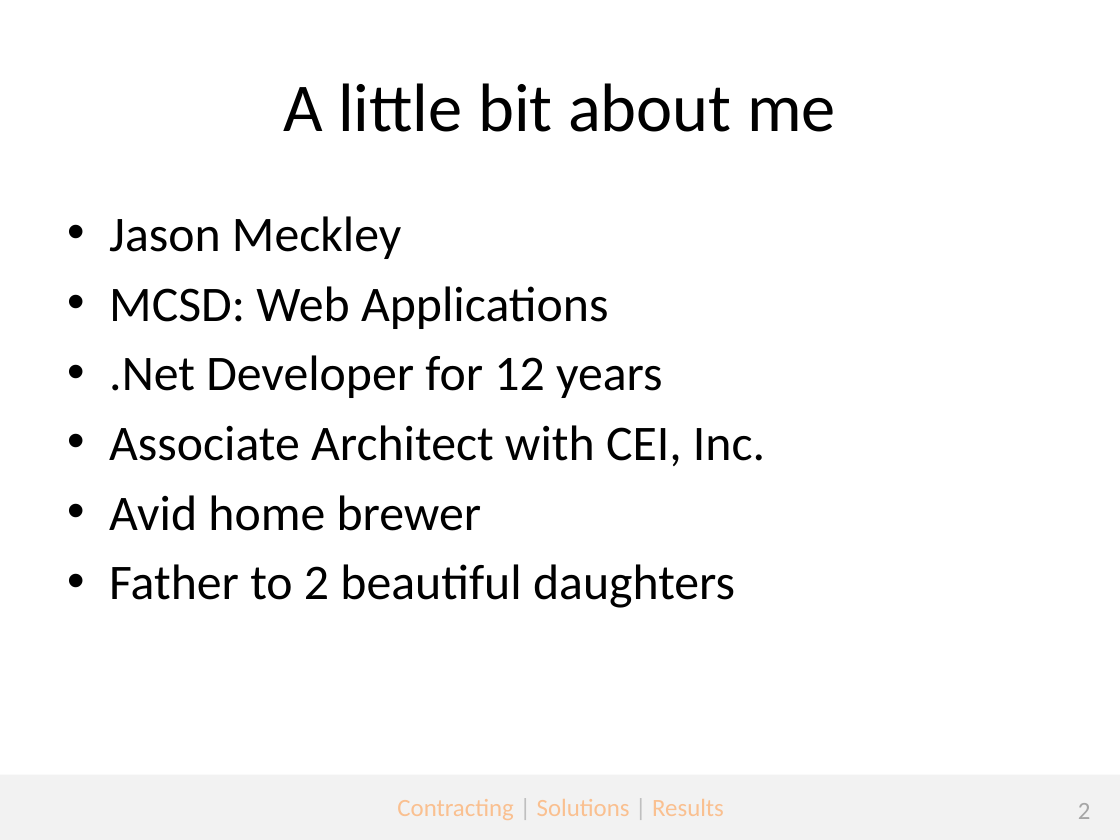
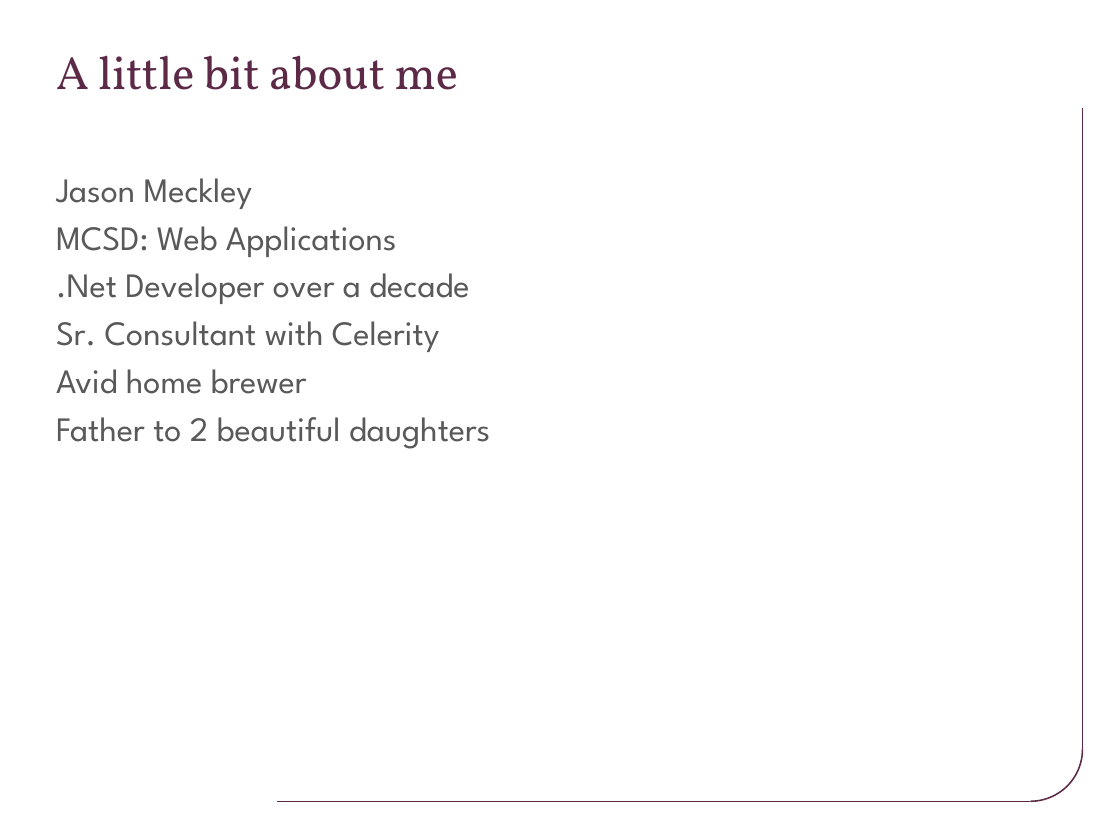
Before and after one commit to jmeckley/angularjs-presentation, a slide deck: slide 2 of Topic 1 - Introduction to mobile development using Angularjs.pptx. Drawn at 1120x840 pixels with LibreOffice and Linux fonts; fonts in the diff are those of the drawing; background and template pictures are left out. Boxes give left, top, right and bottom in pixels: in the first picture for what was removed or moved away, otherwise in the second. Text is boxed around its words. In the diff, an @@ line names an element or a change of style, - is before the commit and + after.

```diff
--- a/Topic 1 - Introduction to mobile development using Angularjs.pptx
+++ b/Topic 1 - Introduction to mobile development using Angularjs.pptx
@@ title "A little bit about me": place and size @@
-title "A little bit about me" at bbox=[283, 83, 836, 132]
+title "A little bit about me" at bbox=[56, 55, 458, 90]
@@ title "A little bit about me" at bbox=[56, 55, 458, 90]: size 44 to 30 pt, font Calibri to Vollkorn, text colour #000000 to #5C2946; alignment centre to left @@
@@ line added from (1082, 749) to (1082, 109), #5C2946 1 pt @@
@@ text at bbox=[56, 178, 490, 449]: size 32 to 22 pt, font Calibri to League Spartan, text colour #000000 to #595959 in "Jason Meckley", "MCSD: Web Applications", "Avid home brewer", "Father to 2 beautiful daughters"; bullet • to none; less space between paragraphs @@
@@ text "Jason Meckley": place and size @@
-text "Jason Meckley" at bbox=[109, 216, 765, 608]
+text "Jason Meckley" at bbox=[56, 178, 490, 449]
@@ text at bbox=[56, 273, 469, 352]: text changed; size 32 to 22 pt; font Calibri to League Spartan; text colour #000000 to #595959 @@
-• .Net Developer for 12 years
-• Associate Architect with CEI, Inc.
+.Net Developer over a decade
+Sr. Consultant with Celerity
@@ arc (boxed as its full ellipse) added at bbox=[979, 697, 1083, 801], outline #5C2946 1 pt @@
@@ rectangle removed at bbox=[0, 775, 1120, 840] @@
@@ line added from (1030, 801) to (277, 801), #5C2946 1 pt @@
@@ text removed at bbox=[397, 799, 724, 820] @@
-Contracting | Solutions | Results
@@ page number removed at bbox=[1078, 803, 1091, 819] @@
-2
```
Also in this commit, not shown: 12 other slides changed, 10 other files.
